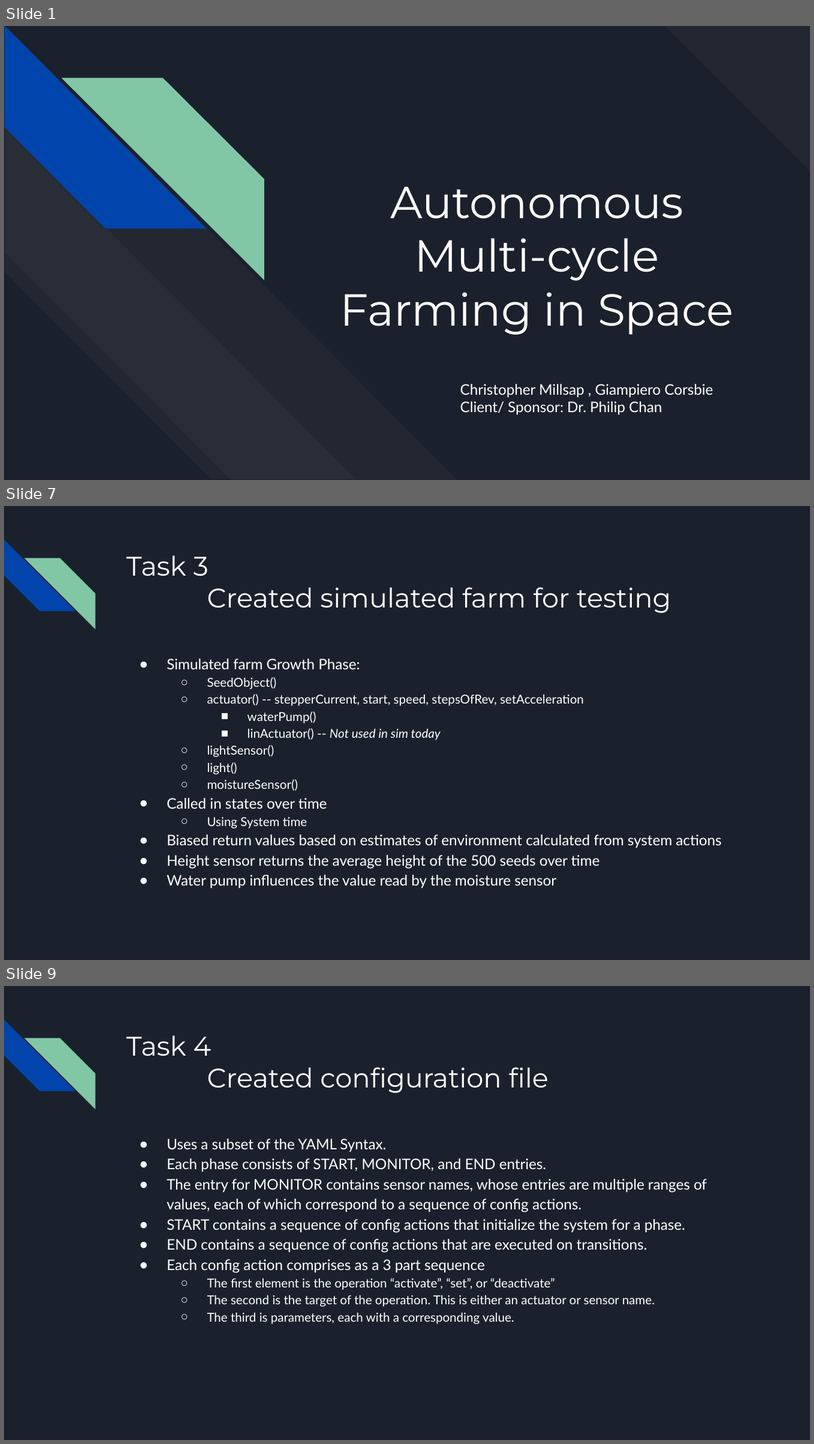
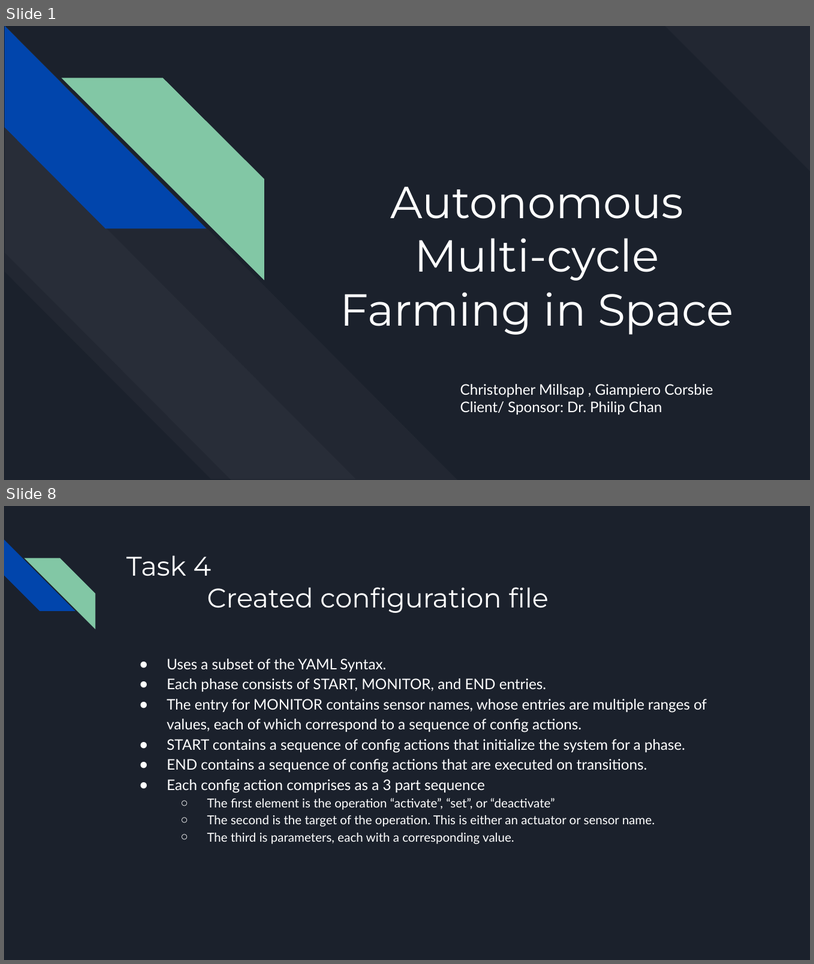
Before and after one commit to killsap/automated-multi-cycle-farming-in-space-website, a slide deck: docs/Milestone2Presentation.pptx. Shown one above the other, each under a label of ours: slides 1, 7 and 9 before the commit, slides 1 and 8 after it; the slides between them are not shown. The pictures are 814x1444 and 814x964 pixels, drawn with LibreOffice and Linux fonts; fonts in the diff are those of the drawing. Boxes give left, top, right and bottom in pixels: in the first picture for what was removed or moved away, otherwise in the second. Text is boxed around its words. In the diff, an @@ line names an element or a change of style, - is before the commit and + after.

```diff
--- a/docs/Milestone2Presentation.pptx
+++ b/docs/Milestone2Presentation.pptx
@@ slide 7 removed at box(4, 506, 810, 960), background #1B212C; not listed: 2 template elements that a slide beside it also shows @@
@@ title removed at box(126, 555, 672, 613) @@
-Task 3
-Created simulated farm for testing
@@ text removed at box(167, 658, 722, 888) @@
-● Simulated farm Growth Phase:
-  ○ SeedObject()
-  ○ actuator() -- stepperCurrent, start, speed, stepsOfRev, setAcceleration
-    ■ waterPump()
-    ■ linActuator() -- Not used in sim today
-  ○ lightSensor()
-  ○ light()
-  ○ moistureSensor()
-● Called in states over time
-  ○ Using System time
-● Biased return values based on estimates of environment calculated from system actions
-● Height sensor returns the average height of the 500 seeds over time
-● Water pump influences the value read by the moisture sensor
@@ what was slide 9 is now slide 8 @@
```
Also in this commit, not shown: 10 slides changed, 4 slides added, 1 other slide removed.
